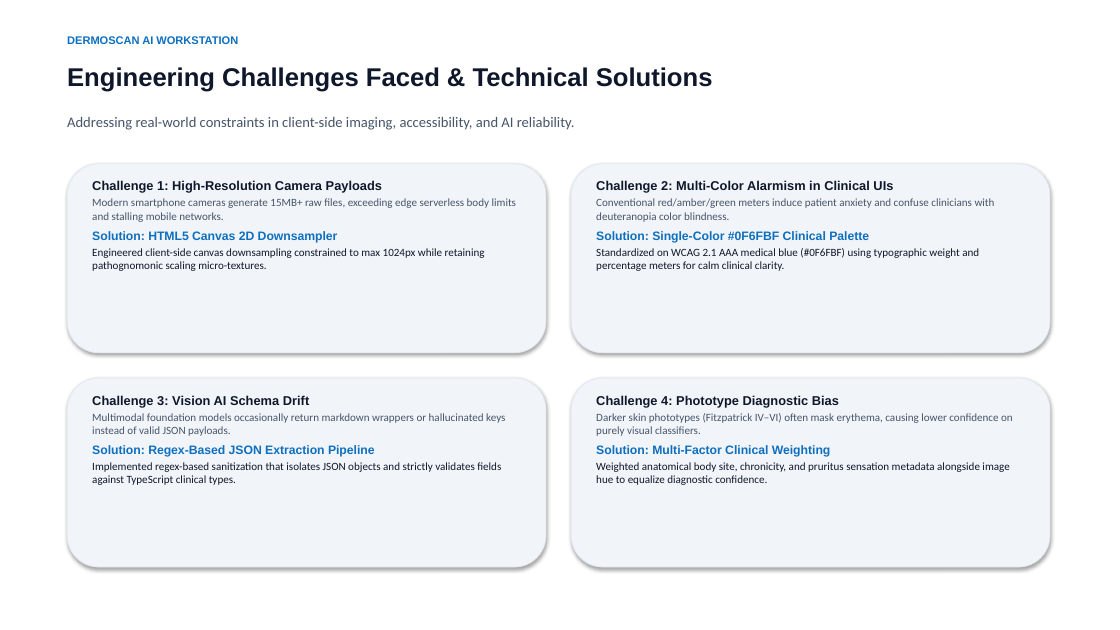
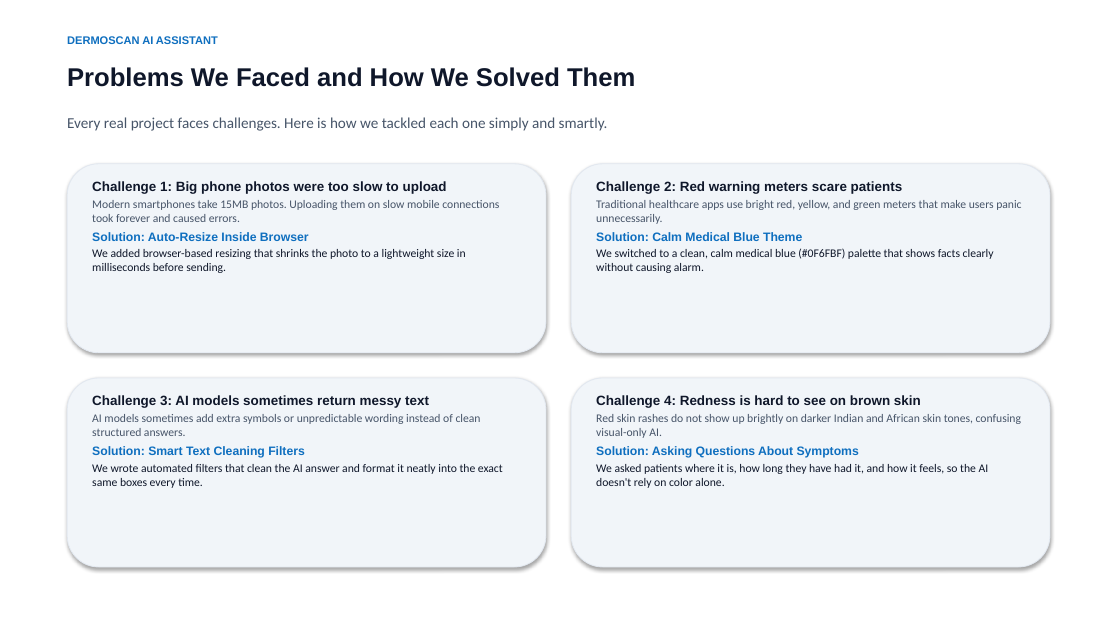
Before and after one commit to vijayesh26/Dermo-Scan-, a slide deck: slide 12 of DERMO_SCAN_PROJECT_PRESENTATION.pptx. Drawn at 1120x630 pixels with LibreOffice and Linux fonts; fonts in the diff are those of the drawing. Boxes give left, top, right and bottom in pixels: in the first picture for what was removed or moved away, otherwise in the second. Text is boxed around its words. In the diff, an @@ line names an element or a change of style, - is before the commit and + after.

Commit message:
Simplify PPT content to clear everyday language

```diff
--- a/DERMO_SCAN_PROJECT_PRESENTATION.pptx
+++ b/DERMO_SCAN_PROJECT_PRESENTATION.pptx
@@ text at (67, 36, 218, 44): text changed @@
-DERMOSCAN AI WORKSTATION
+DERMOSCAN AI ASSISTANT
@@ text at (67, 67, 635, 87): text changed @@
-Engineering Challenges Faced & Technical Solutions
+Problems We Faced and How We Solved Them
@@ text at (67, 117, 608, 131): text changed; size 12.5 to 13 pt @@
-Addressing real-world constraints in client-side imaging, accessibility, and AI reliability.
+Every real project faces challenges. Here is how we tackled each one simply and smartly.
@@ text at (92, 180, 499, 273): text changed; size 9.5 to 10 pt @@
-Challenge 1: High-Resolution Camera Payloads
-Modern smartphone cameras generate 15MB+ raw files, exceeding edge serverless body limits and stalling mobile networks.
-Solution: HTML5 Canvas 2D Downsampler
-Engineered client-side canvas downsampling constrained to max 1024px while retaining pathognomonic scaling micro-textures.
+Challenge 1: Big phone photos were too slow to upload
+Modern smartphones take 15MB photos. Uploading them on slow mobile connections took forever and caused errors.
+Solution: Auto-Resize Inside Browser
+We added browser-based resizing that shrinks the photo to a lightweight size in milliseconds before sending.
@@ text at (596, 181, 1021, 273): text changed; size 9.5 to 10 pt @@
-Challenge 2: Multi-Color Alarmism in Clinical UIs
-Conventional red/amber/green meters induce patient anxiety and confuse clinicians with deuteranopia color blindness.
-Solution: Single-Color #0F6FBF Clinical Palette
-Standardized on WCAG 2.1 AAA medical blue (#0F6FBF) using typographic weight and percentage meters for calm clinical clarity.
+Challenge 2: Red warning meters scare patients
+Traditional healthcare apps use bright red, yellow, and green meters that make users panic unnecessarily.
+Solution: Calm Medical Blue Theme
+We switched to a clean, calm medical blue (#0F6FBF) palette that shows facts clearly without causing alarm.
@@ text at (92, 395, 503, 488): text changed; size 9.5 to 10 pt @@
-Challenge 3: Vision AI Schema Drift
-Multimodal foundation models occasionally return markdown wrappers or hallucinated keys instead of valid JSON payloads.
-Solution: Regex-Based JSON Extraction Pipeline
-Implemented regex-based sanitization that isolates JSON objects and strictly validates fields against TypeScript clinical types.
+Challenge 3: AI models sometimes return messy text
+AI models sometimes add extra symbols or unpredictable wording instead of clean structured answers.
+Solution: Smart Text Cleaning Filters
+We wrote automated filters that clean the AI answer and format it neatly into the exact same boxes every time.
@@ text at (596, 395, 1021, 488): text changed; size 9.5 to 10 pt @@
-Challenge 4: Phototype Diagnostic Bias
-Darker skin phototypes (Fitzpatrick IV–VI) often mask erythema, causing lower confidence on purely visual classifiers.
-Solution: Multi-Factor Clinical Weighting
-Weighted anatomical body site, chronicity, and pruritus sensation metadata alongside image hue to equalize diagnostic confidence.
+Challenge 4: Redness is hard to see on brown skin
+Red skin rashes do not show up brightly on darker Indian and African skin tones, confusing visual-only AI.
+Solution: Asking Questions About Symptoms
+We asked patients where it is, how long they have had it, and how it feels, so the AI doesn't rely on color alone.
```
Also in this commit, not shown: 9 other slides changed, 3 slides added, 3 slides removed, 1 other file.
